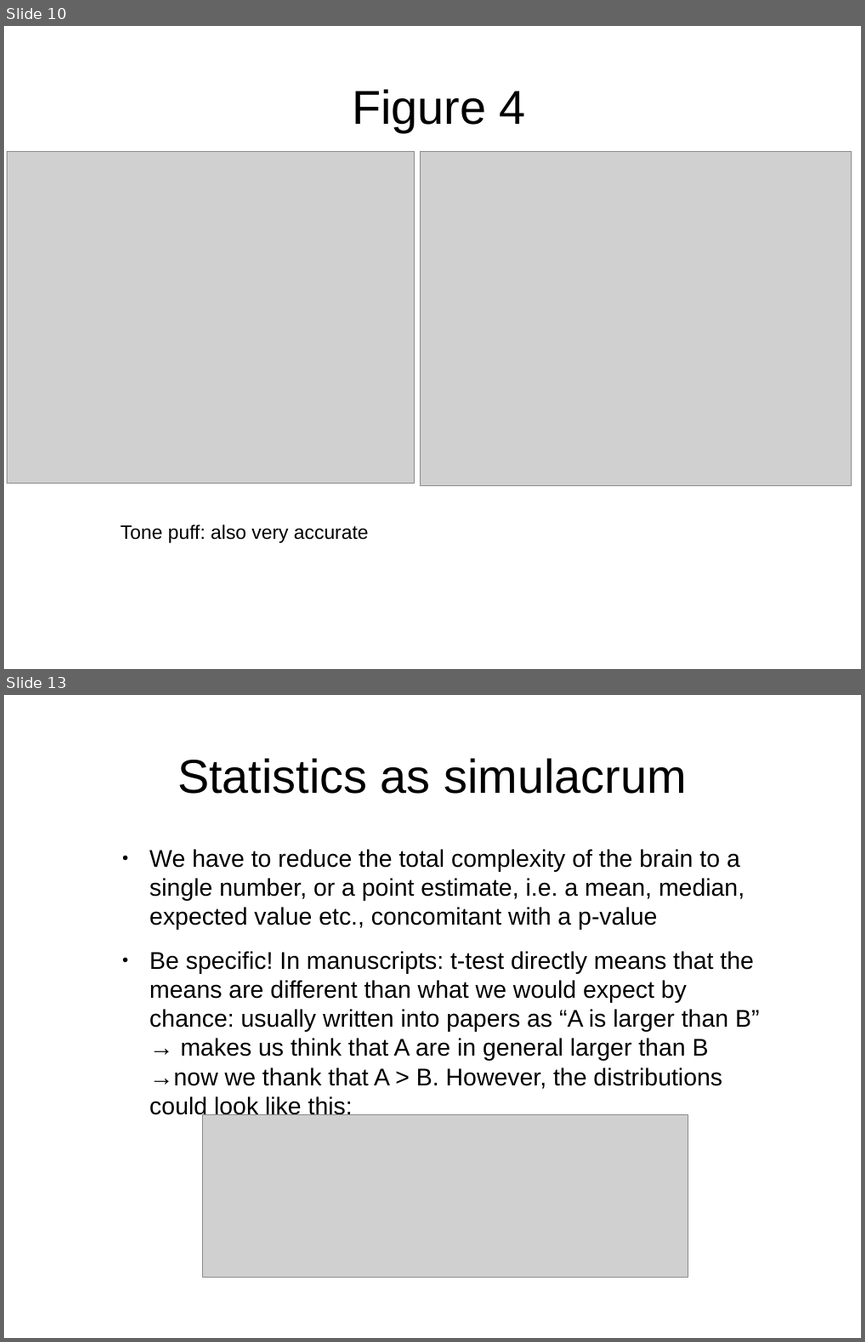
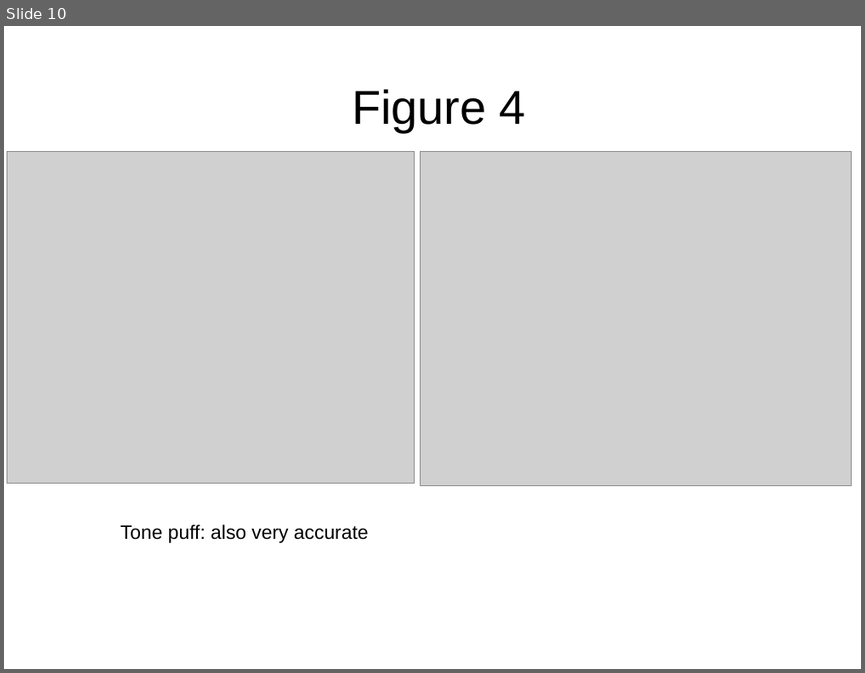
Before and after one commit to mfromano/micro-control, a slide deck: Schematics/figures_for_presentation_friday.odp. Shown one above the other, each under a label of ours: slides 10 and 13 before the commit, slide 10 after it; the slides between them are not shown. The pictures are 865x1342 and 865x673 pixels, drawn with LibreOffice and Linux fonts; fonts in the diff are those of the drawing; grey boxes stand for pictures. Boxes give left, top, right and bottom in pixels: in the first picture for what was removed or moved away, otherwise in the second. Text is boxed around its words. In the diff, an @@ line names an element or a change of style, - is before the commit and + after.

```diff
--- a/Schematics/figures_for_presentation_friday.odp
+++ b/Schematics/figures_for_presentation_friday.odp
@@ slide 13 removed at [4, 695, 861, 1338], background #FFFFFF @@
@@ title removed at [177, 758, 687, 794] @@
-Statistics as simulacrum
@@ text removed at [149, 849, 759, 1118] @@
-● We have to reduce the total complexity of the brain to a single number, or a point estimate, i.e. a mean, median, expected value etc., concomitant with a p-value
-● Be specific! In manuscripts: t-test directly means that the means are different than what we would expect by chance: usually written into papers as “A is larger than B” → makes us think that A are in general larger than B →now we thank that A > B. However, the distributions could look like this:
@@ picture removed at [202, 1115, 688, 1276] @@
```
Also in this commit, not shown: 3 slides changed, 5 slides added, 5 other slides removed, 10 other files.
